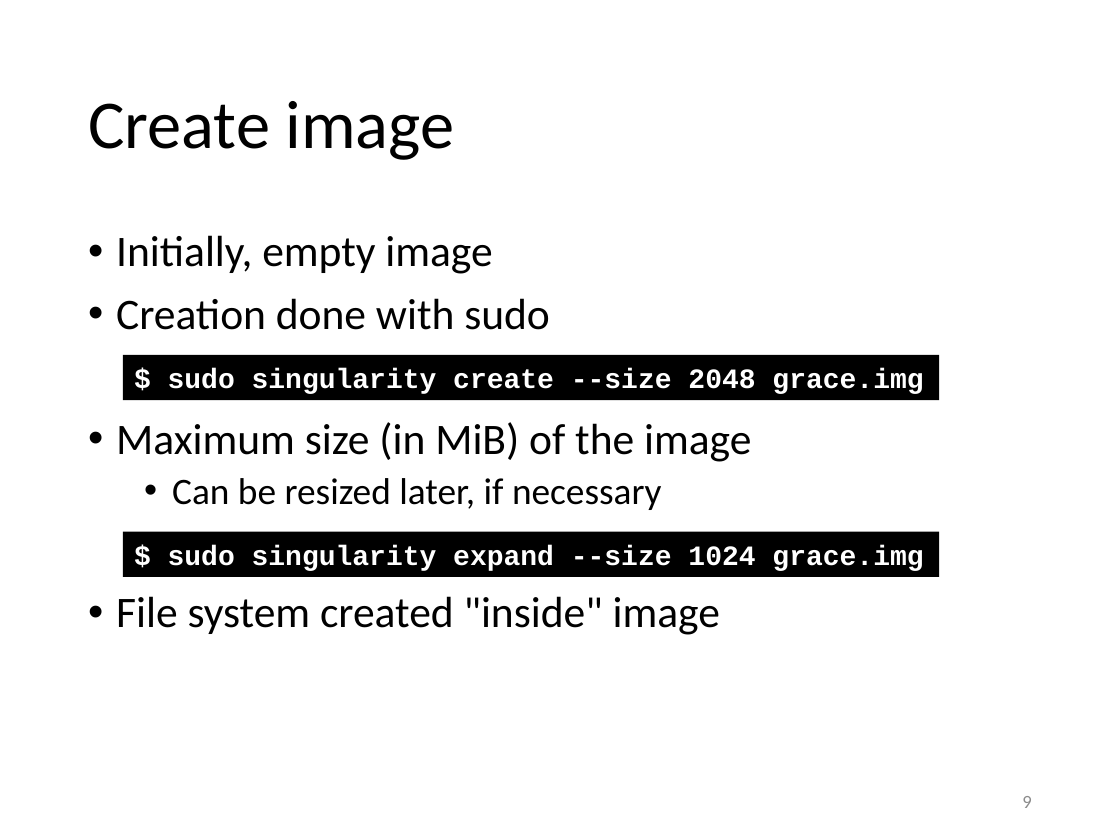
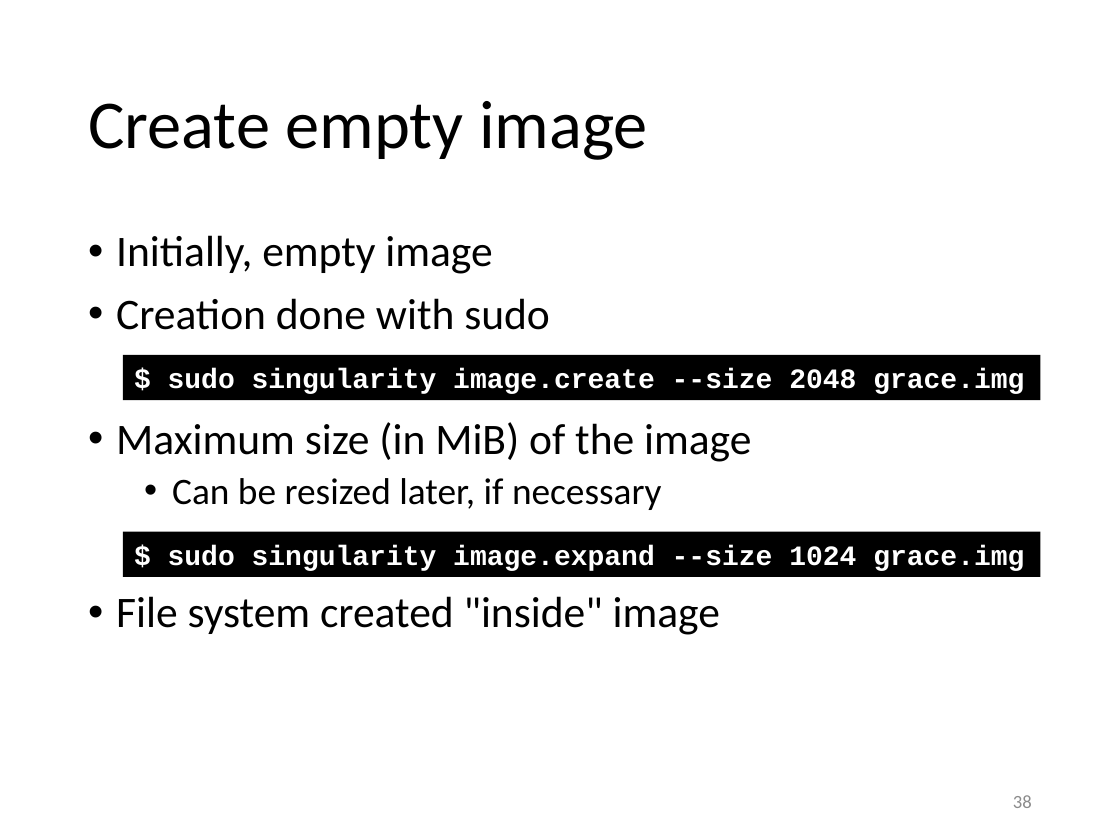
Before and after one commit to gjbex/training-material, a slide deck: slide 38 of Virtualization/singularity.pptx (slide 9 before the commit). Drawn at 1120x840 pixels with LibreOffice and Linux fonts; fonts in the diff are those of the drawing. Boxes give left, top, right and bottom in pixels: in the first picture for what was removed or moved away, otherwise in the second. Text is boxed around its words. In the diff, an @@ line names an element or a change of style, - is before the commit and + after.

Commit message:
Update for Singularity 2.5

```diff
--- a/Virtualization/singularity.pptx
+++ b/Virtualization/singularity.pptx
@@ title at <box>88,101,648,160</box>: text changed @@
-Create image
+Create empty image
@@ rectangle "$ sudo singularity image.create --size ...": place and size @@
-rectangle "$ sudo singularity image.create --size ..." at <box>123,355,940,400</box>
+rectangle "$ sudo singularity image.create --size ..." at <box>123,355,1040,400</box>
@@ text in rectangle at <box>168,368,1024,394</box>: text changed @@
-$ sudo singularity create --size 2048 grace.img
+$ sudo singularity image.create --size 2048 grace.img
@@ rectangle "$ sudo singularity image.expand --size ...": place and size @@
-rectangle "$ sudo singularity image.expand --size ..." at <box>123,532,940,577</box>
+rectangle "$ sudo singularity image.expand --size ..." at <box>123,532,1040,577</box>
@@ text in rectangle at <box>168,545,1024,571</box>: text changed @@
-$ sudo singularity expand --size 1024 grace.img
+$ sudo singularity image.expand --size 1024 grace.img
@@ page number at <box>1013,795,1032,808</box>: text changed @@
-9
+38
```
Also in this commit, not shown: 14 other slides changed, 4 slides added.
